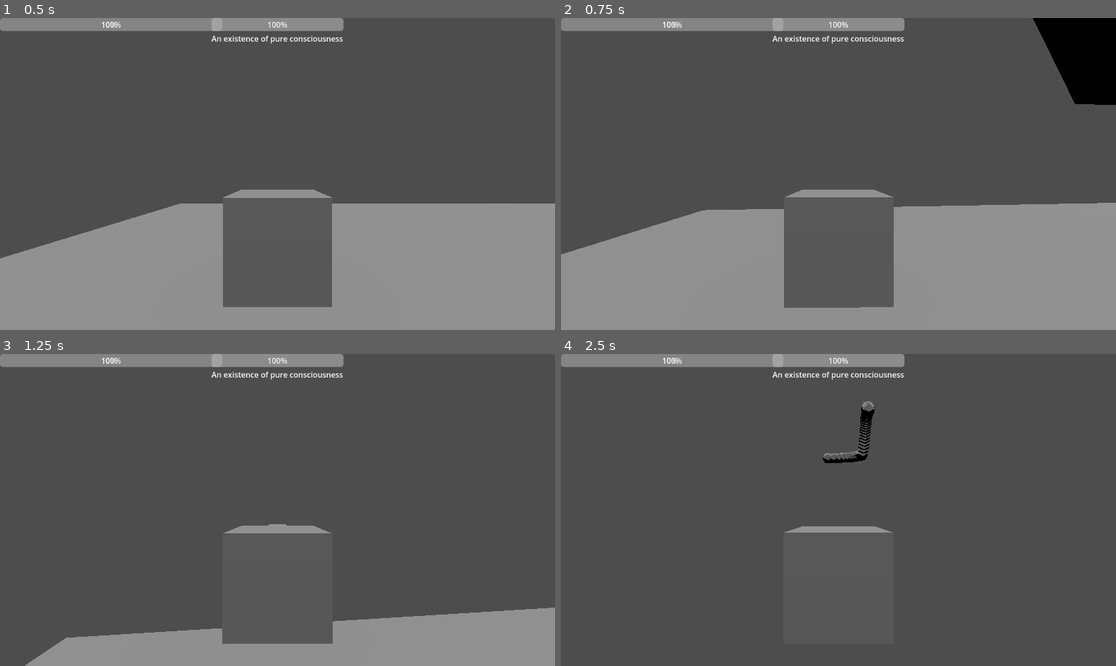
Above: before the commit, frames 1-4 (two rows, left to right).
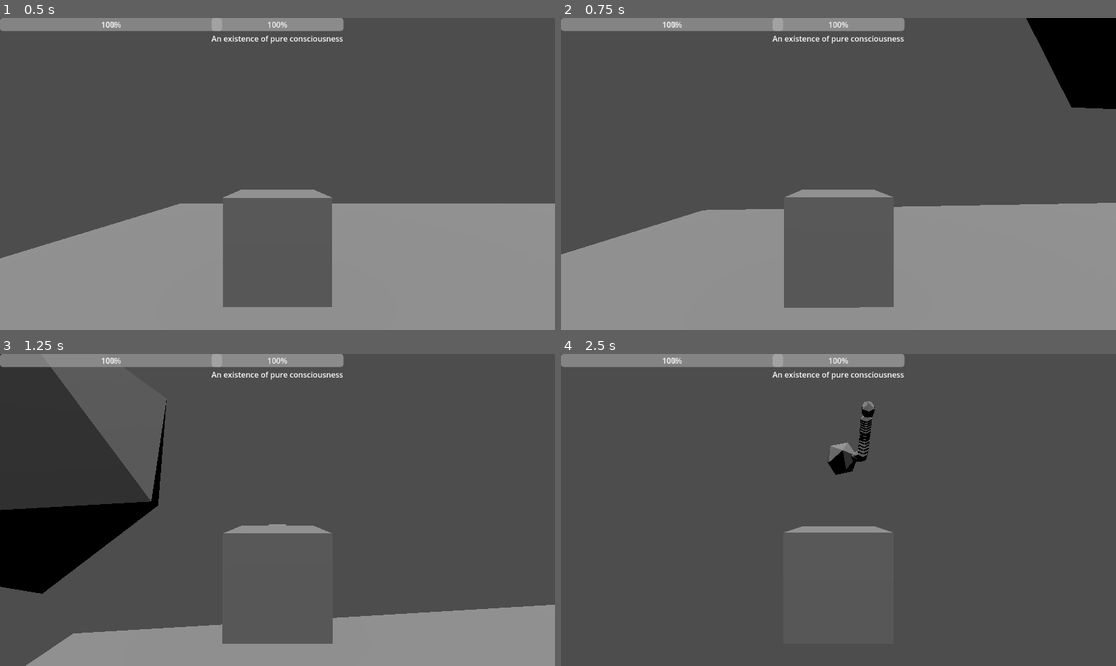
Above: after the commit, the same moments.

Repository: RavenRandomz/cube-extentialis-bossfight
Game: Godot game, scene res://testworld.tscn
Two runs of this game, one before a commit and one after it. Both use one fixed random seed, a clock stepped at 60 frames per second and the inputs below.
Inputs (mouse positions are in pixels of both pictures, inside the frame that each line leads up to):
- Up to frame 1 (0.5 s): no input
- Up to frame 2 (0.75 s): tap Enter at 0.5 s; move the mouse to (866, 174) at 0.52 s; press the mouse at (866, 174) at 0.53 s; hold W (player_forward) from 0.53 s (still down)
- Up to frame 3 (1.25 s): keep holding W (player_forward); tap Space (player_jump) at 0.77 s
- Up to frame 4 (2.5 s): keep holding W (player_forward); move the mouse to (810, 510) at 1.27 s; release the mouse at (810, 510) at 1.28 s; tap Shift at 1.35 s; tap Space (player_jump) at 1.52 s; move the mouse to (849, 503) at 2.02 s; tap Alt at 2.1 s

Frame 1 is identical in both runs. In frame 2, 0.4% of the frame differs, in the area x 83-100%, y 0-30%; in frame 3, 14%, in the area x 0-100%, y 0-100%; in frame 4, 0.5%.

Commit message:
Move chasing functionality in Protector to chase state

Diff:
--- a/scripts/protector.gd
+++ b/scripts/protector.gd
@@ -13,6 +13,7 @@
 
 # States
 @onready var _state_roam = ProtectorStateRoam.new(self)
+@onready var _state_chase = ProtectorStateChase.new(self)
 @onready var _state:ProtectorState = _state_roam
 
 enum State {
@@ -30,7 +31,7 @@
 		State.ROAM:
 			_state = _state_roam
 		State.CHASE:
-			pass
+			_state = _state_chase
 		State.COME_BACK:
 			pass
 	_state._on_ready()
@@ -39,8 +40,6 @@
 func _ready():
 	set_state(State.ROAM)
 
-	pass # Replace with function body.
-
 # Expects global coordinates
 func is_near(point:Vector3, distance:float):
 	return point.distance_to(global_position) < distance
@@ -48,40 +47,14 @@
 func get_territory():
 	return _territory
 
-# Called every frame. 'delta' is the elapsed time since the previous frame.
 func _physics_process(delta):
 	_state._physics_process(delta)
 
-func _old_physics_process(_delta):
-	if (not _target == null):
-		var force = _get_direction_to_target() * _chasing_force
-		apply_central_force(force)
-	else:
-		_stop_motion()
-
-
-func _get_direction_to_target():
-	var positional_difference_vector =  _target.global_position - global_position
-	var direction = positional_difference_vector.normalized()
-	return direction
-
 func _on_bullet_detected(bullet:Node3D):
-	if (not _chasing):
-		_target = bullet
-		_chasing = true
-		await get_tree().create_timer(_chasing_timeout).timeout
-		_stop_chase()
-
-func _stop_chase():
-		_chasing = false
-		_target = null
-		_stop_motion()
-
-func _stop_motion():
-	linear_velocity = Vector3.ZERO
-	angular_velocity = Vector3.ZERO
+	set_state(State.CHASE)
+	_target = bullet
 
 func _on_body_entered(body):
 	if body.is_in_group("bullet"):
-		body.queue_free()
-		_stop_chase()
+		_state._on_bullet_captured(body)
+		_target = null
--- a/scripts/protector_state_chase.gd
+++ b/scripts/protector_state_chase.gd
@@ -1,11 +1,19 @@
-extends ProtectorState
+class_name ProtectorStateChase extends ProtectorState
 
+var _target:Node3D
+var _chasing_force:float = 40
+var _captured_cooldown:float = 5
+var _chasing_timeout:float = 10
 
-# Called when the node enters the scene tree for the first time.
 func _ready():
-	pass # Replace with function body.
+	await get_tree().create_timer(_chasing_timeout).timeout
+	_protector.set_state(Protector.State.ROAM)
 
-
-# Called every frame. 'delta' is the elapsed time since the previous frame.
-func _process(delta):
-	pass
+func _integrate_forces(state):
+	if (not _protector._target == null):
+		var force = _protector.global_position.direction_to(_protector._target.global_position) * _chasing_force
+		state.apply_force(force)
+	else:
+		state.linear_velocity = Vector3.ZERO
+		await _protector.get_tree().create_timer(_captured_cooldown).timeout
+		_protector.set_state(Protector.State.ROAM)
